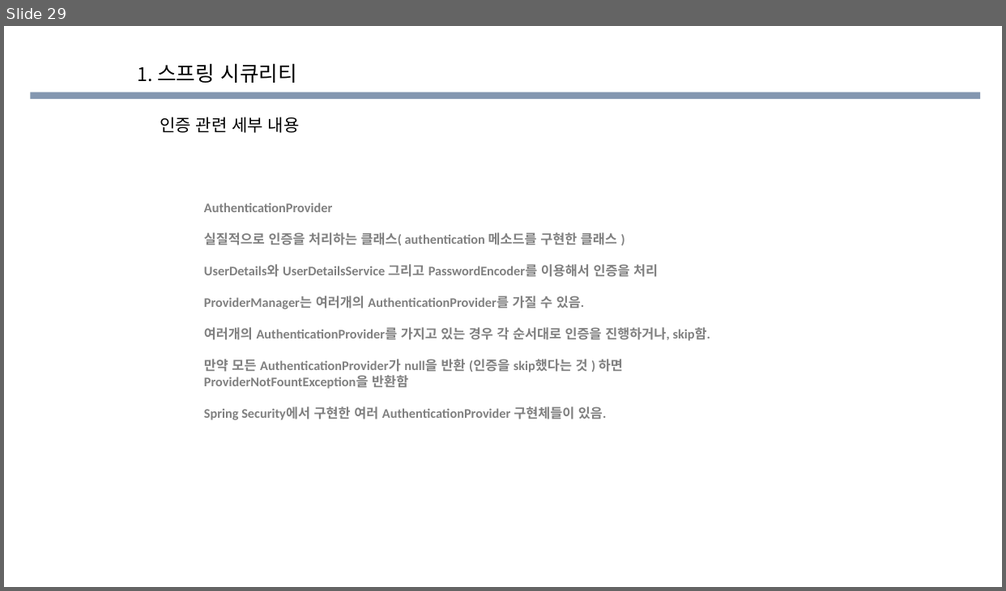
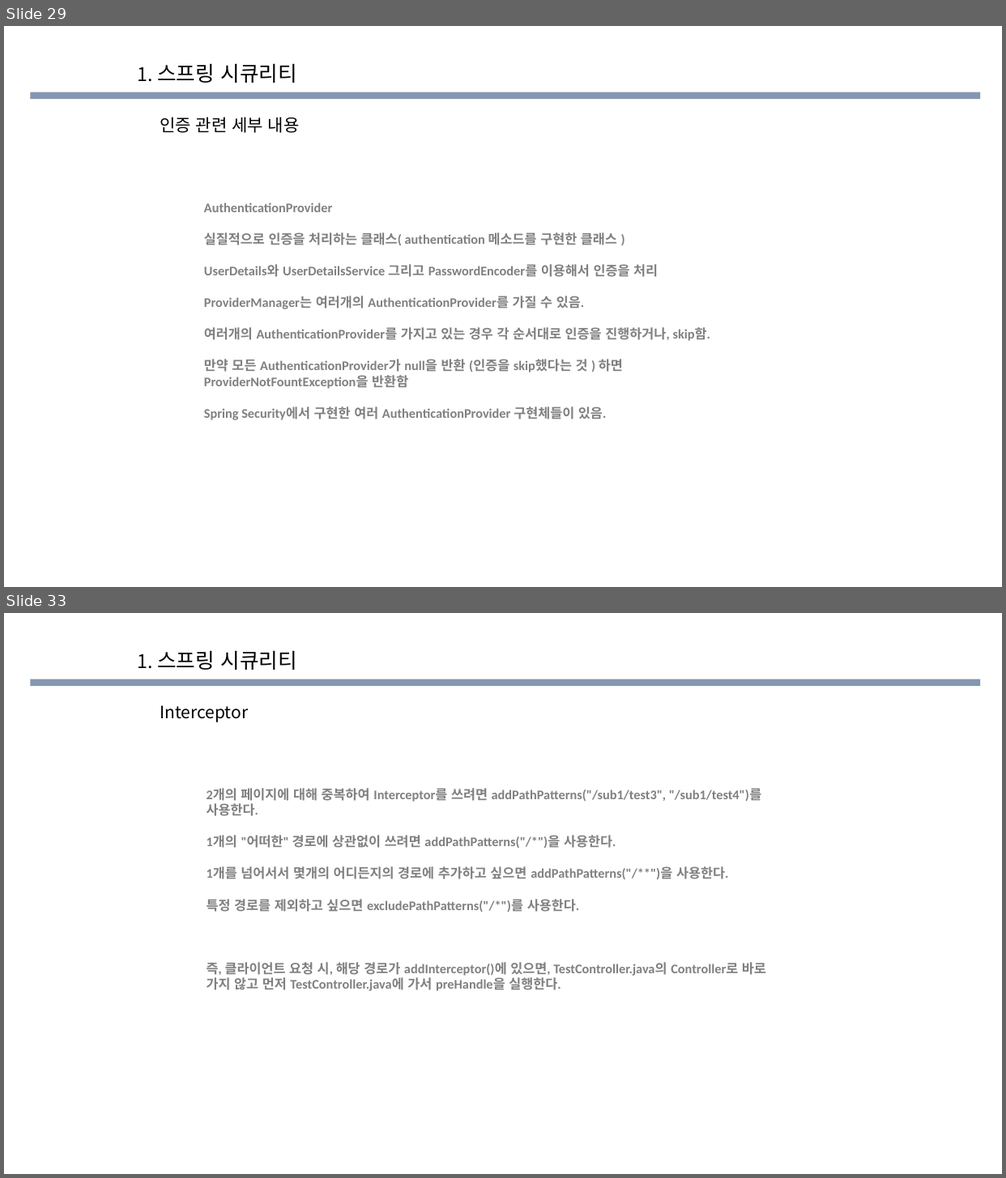
Before and after one commit to eongss/testproject, a slide deck: 소스코드 공부한거.pptx. Shown one above the other, each under a label of ours: slide 29 before the commit, slides 29 and 33 after it; the slides between them are not shown. The pictures are 1006x591 and 1006x1178 pixels, drawn with LibreOffice and Linux fonts; fonts in the diff are those of the drawing; background and template pictures are left out. Boxes give left, top, right and bottom in pixels: in the first picture for what was removed or moved away, otherwise in the second. Text is boxed around its words. In the diff, an @@ line names an element or a change of style, - is before the commit and + after.

```diff
--- a/소스코드 공부한거.pptx
+++ b/소스코드 공부한거.pptx
@@ slide 33 added at bbox=[4, 613, 1002, 1174], background picture (left out); not listed: 1 template element that a slide beside it also shows @@
@@ text added at bbox=[138, 650, 297, 670], 20 pt, text #000000 @@
+1. 스프링 시큐리티
@@ text added at bbox=[160, 705, 248, 722], 16.3 pt, text #000000 @@
+Interceptor
@@ text added at bbox=[206, 788, 766, 991], 12.7 pt, text #808080, bold @@
+2개의 페이지에 대해 중복하여 Interceptor를 쓰려면 addPathPatterns("/sub1/test3", "/sub1/test4")를 사용한다.
+1개의 "어떠한" 경로에 상관없이 쓰려면 addPathPatterns("/*")을 사용한다.
+1개를 넘어서서 몇개의 어디든지의 경로에 추가하고 싶으면 addPathPatterns("/**")을 사용한다.
+특정 경로를 제외하고 싶으면 excludePathPatterns("/*")를 사용한다.
+즉, 클라이언트 요청 시, 해당 경로가 addInterceptor()에 있으면, TestController.java의 Controller로 바로 가지 않고 먼저 TestController.java에 가서 preHandle을 실행한다.
```
Also in this commit, not shown: 3 slides changed, 13 other slides added, 4 other files.
